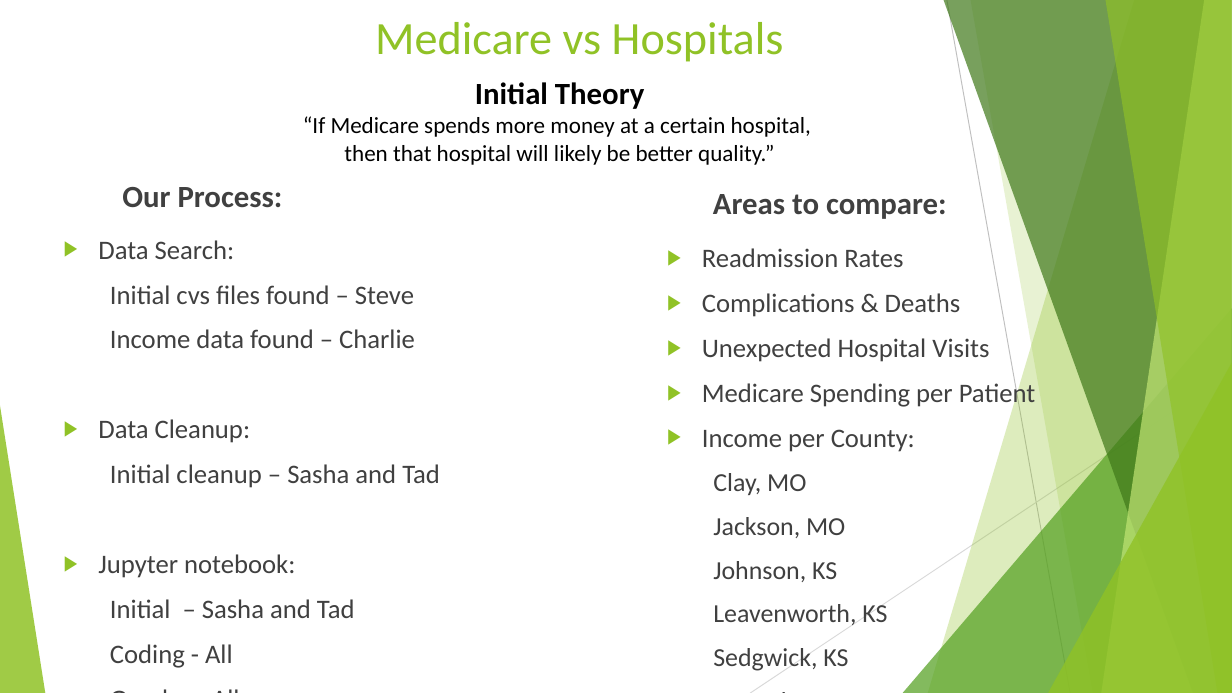
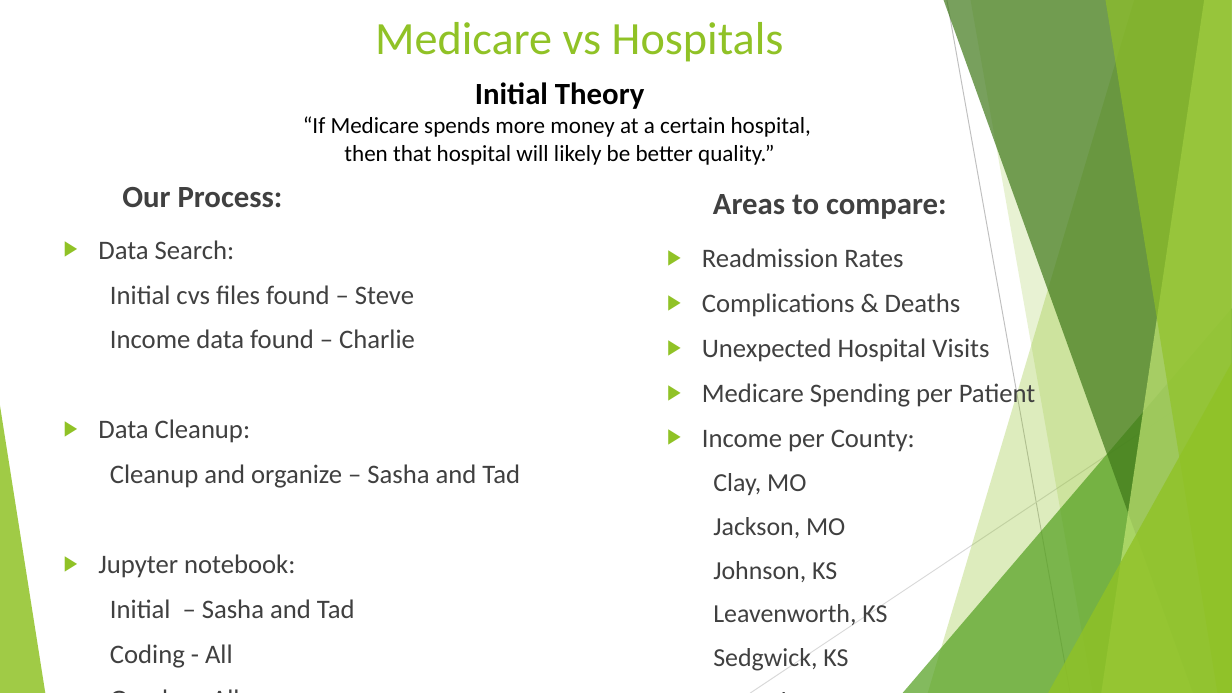
Before and after one commit to TedMur/SnakeBait, a slide deck: slide 2 of SnakeBitePresentation.pptx. Drawn at 1232x693 pixels with LibreOffice and Linux fonts; fonts in the diff are those of the drawing. Boxes give left, top, right and bottom in pixels: in the first picture for what was removed or moved away, otherwise in the second. Text is boxed around its words. In the diff, an @@ line names an element or a change of style, - is before the commit and + after.

Commit message:
working on powerpoint

```diff
--- a/SnakeBitePresentation.pptx
+++ b/SnakeBitePresentation.pptx
@@ text at box(110, 464, 520, 488): text changed @@
-  Initial cleanup – Sasha and Tad
+  Cleanup and organize – Sasha and Tad
```
Also in this commit, not shown: 1 other slide changed, 1 slide added, 1 slide removed, 2 other files.
